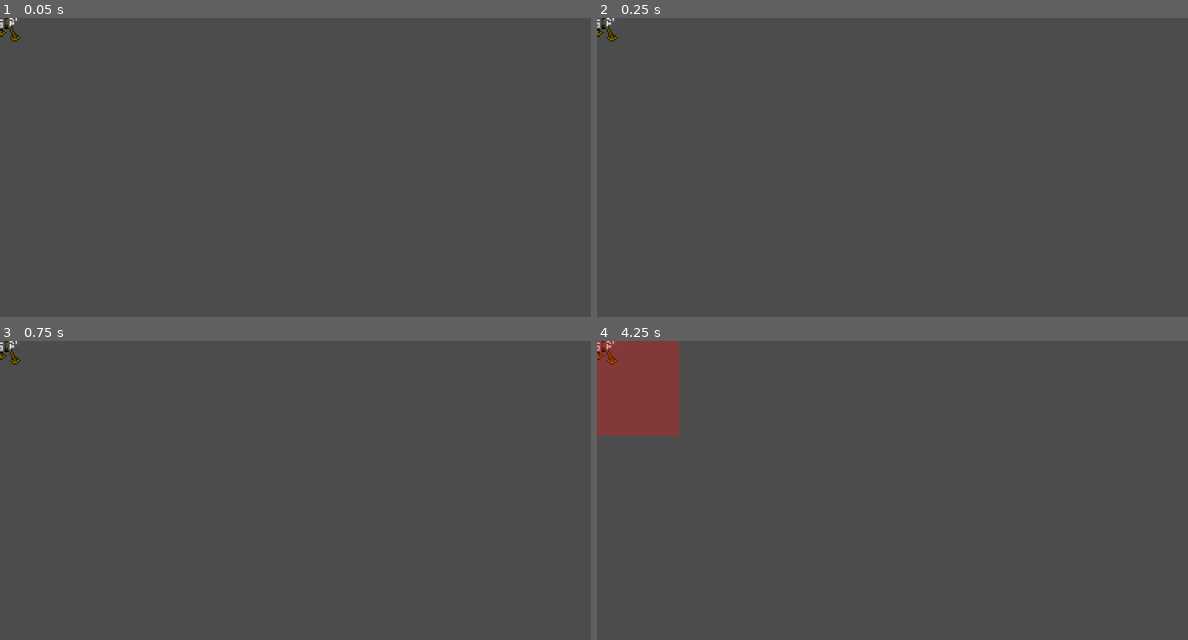
Above: before the commit, frames 1-4 (two rows, left to right).
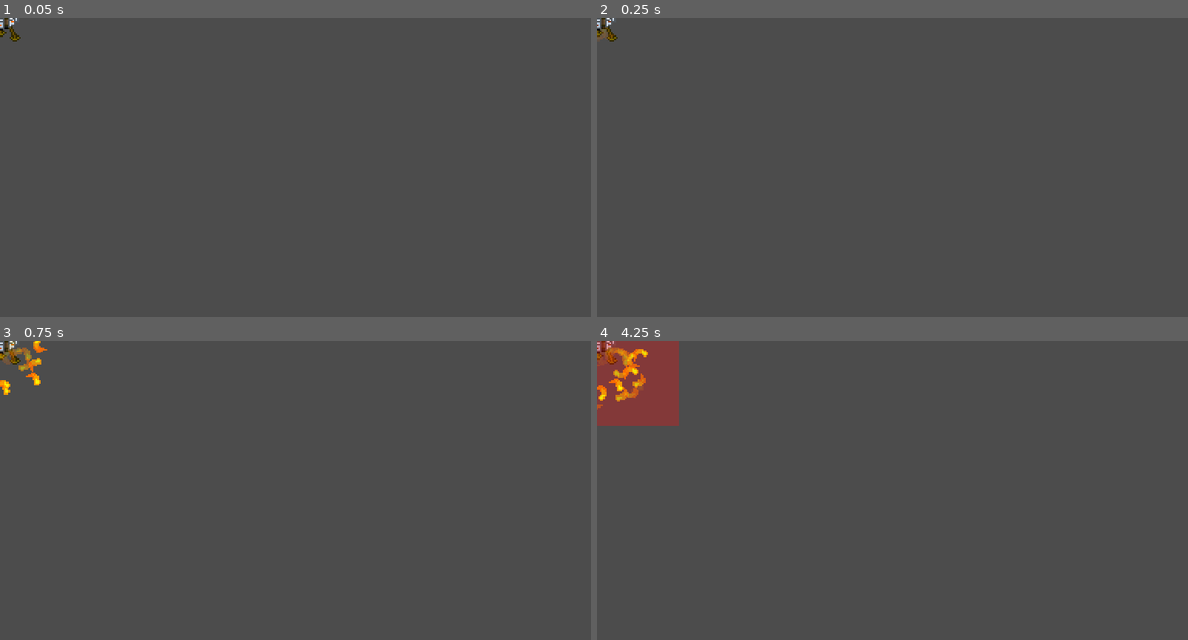
Above: after the commit, the same moments.

Repository: rakthalekk/CSC281-Project
Game: Godot game, scene res://src/FireTower.tscn
Two runs of this game, one before a commit and one after it. Both use one fixed random seed, a clock stepped at 60 frames per second and the inputs below. This scene is started directly instead of the project's main scene.
Inputs (mouse positions are in pixels of both pictures, inside the frame that each line leads up to):
- Up to frame 1 (0.05 s): no input
- Up to frame 2 (0.25 s): no input
- Up to frame 3 (0.75 s): move the mouse to (425, 475) at 0.52 s; hold D (right) from 0.53 s (still down); hold 1 (1) from 0.53 s (still down)
- Up to frame 4 (4.25 s): tap 2 (2) at 0.8, 1.35 s; move the mouse to (774, 505) at 1.27 s; release D (right) at 1.28 s; release 1 (1) at 1.28 s; hold S (down) 1.28-2.03 s; tap 3 (3) at 1.55 s; move the mouse to (951, 424) at 2.02 s; hold D (right) 2.03-2.78 s; hold 3 (3) 2.03-2.78 s; tap 4 (4) at 2.3, 2.85 s; move the mouse to (862, 550) at 2.77 s; hold W (up) 2.78-3.53 s; tap 5 (5) at 3.05 s; move the mouse to (1069, 535) at 3.52 s; hold A (left) from 3.53 s (still down); hold 5 (5) from 3.53 s (still down); tap 6 (6) at 3.8 s

Frame 1 is identical in both runs. In frame 2, less than 0.1% of the frame differs, in the area x 0-3%, y 2-8%; in frame 3, 0.4%; in frame 4, 1.1%, in the area x 0-14%, y 1-32%.

Commit message:
Added particles to the flamethrower

Diff:
--- a/281-Project/src/FireTower.tscn
+++ b/281-Project/src/FireTower.tscn
@@ -1,8 +1,34 @@
-[gd_scene load_steps=11 format=2]
+[gd_scene load_steps=16 format=2]
 
 [ext_resource path="res://assets/Structures/flamethrowerv3.png" type="Texture" id=1]
 [ext_resource path="res://src/FireTower.gd" type="Script" id=2]
 [ext_resource path="res://assets/Structures/healring.png" type="Texture" id=3]
+[ext_resource path="res://assets/Structures/flame.png" type="Texture" id=4]
+
+[sub_resource type="CanvasItemMaterial" id=22]
+particles_animation = true
+particles_anim_h_frames = 8
+particles_anim_v_frames = 1
+particles_anim_loop = true
+
+[sub_resource type="Gradient" id=23]
+offsets = PoolRealArray( 0, 0.147157, 0.742475, 1 )
+colors = PoolColorArray( 1, 1, 1, 0, 1, 1, 1, 0, 1, 1, 1, 1, 1, 1, 1, 0 )
+
+[sub_resource type="GradientTexture" id=24]
+gradient = SubResource( 23 )
+
+[sub_resource type="ParticlesMaterial" id=25]
+emission_ring_axis = Vector3( 0, 0, 0 )
+flag_disable_z = true
+direction = Vector3( 0, -1, 0 )
+spread = 90.0
+gravity = Vector3( 0, 0, 0 )
+initial_velocity = 170.0
+orbit_velocity = 0.0
+orbit_velocity_random = 0.0
+color_ramp = SubResource( 24 )
+anim_speed = 3.0
 
 [sub_resource type="RectangleShape2D" id=1]
 extents = Vector2( 32, 20 )
@@ -146,6 +172,13 @@
 collision_mask = 3
 script = ExtResource( 2 )
 
+[node name="Particles2D Upper" type="Particles2D" parent="."]
+material = SubResource( 22 )
+position = Vector2( 1, -37 )
+amount = 40
+process_material = SubResource( 25 )
+texture = ExtResource( 4 )
+
 [node name="CollisionShape2D" type="CollisionShape2D" parent="."]
 position = Vector2( 0, 12 )
 shape = SubResource( 1 )
@@ -170,7 +203,6 @@
 one_shot = true
 
 [node name="FireZone" type="Area2D" parent="."]
-position = Vector2( 0, 24 )
 
 [node name="CollisionShape2D" type="CollisionShape2D" parent="FireZone"]
 position = Vector2( 0, -8 )
@@ -199,6 +231,14 @@
 
 [node name="HealRingTimer" type="Timer" parent="."]
 
+[node name="Particles2D Lower" type="Particles2D" parent="."]
+material = SubResource( 22 )
+position = Vector2( 2, -15 )
+rotation = -3.14159
+amount = 40
+process_material = SubResource( 25 )
+texture = ExtResource( 4 )
+
 [connection signal="timeout" from="InvincibilityTimer" to="." method="_on_InvincibilityTimer_timeout"]
 [connection signal="body_entered" from="FireZone" to="." method="_on_FireZone_body_entered"]
 [connection signal="timeout" from="ActivateInterval" to="." method="_on_ActivateInterval_timeout"]
